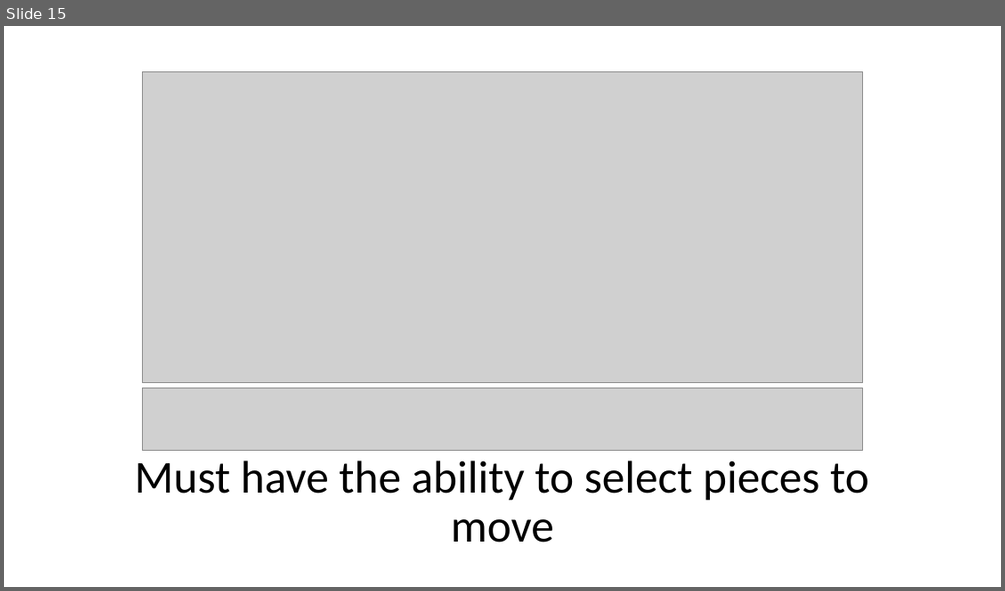
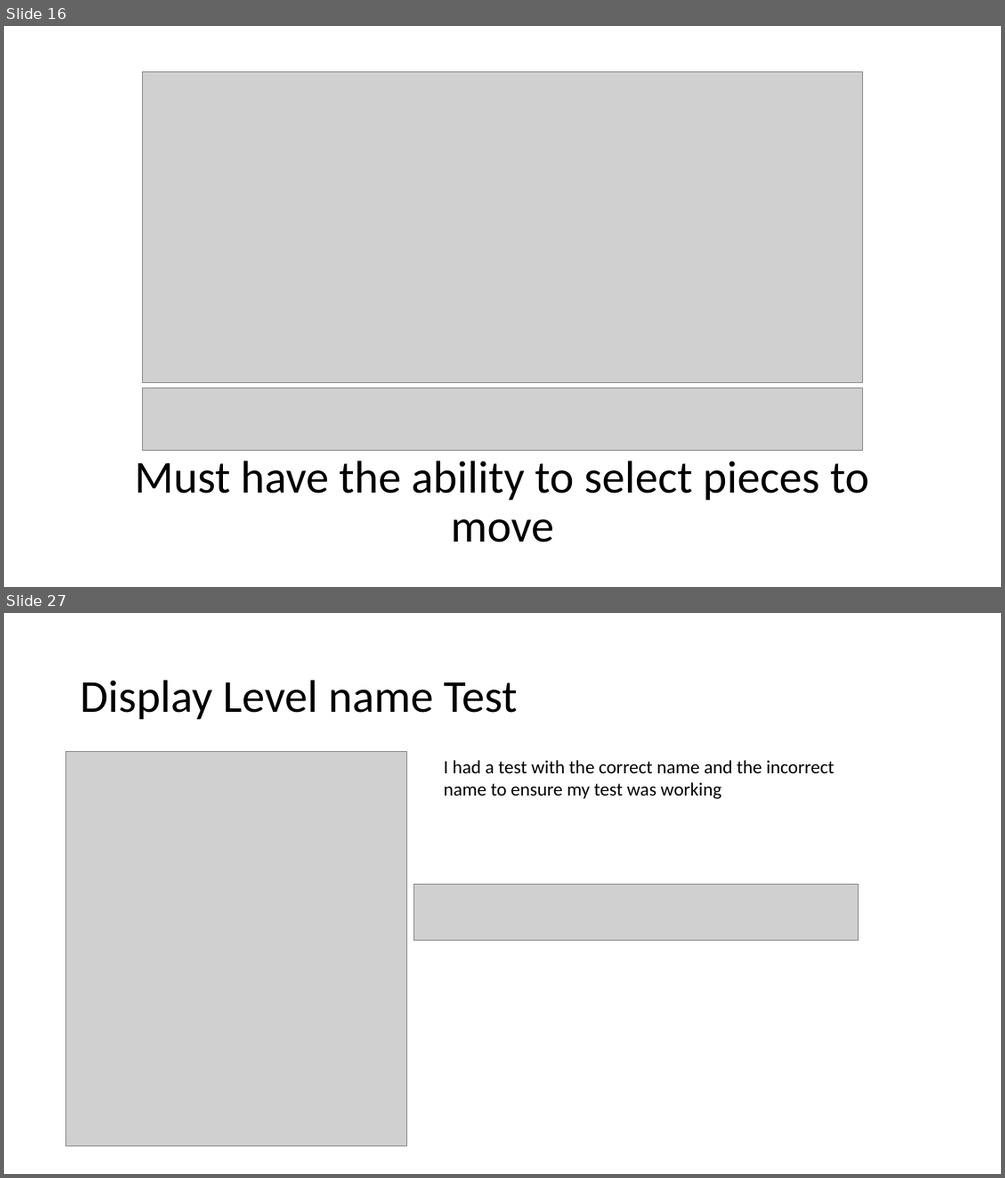
Before and after one commit to KeaganErasmus/BCDE222-C-, a slide deck: Presentation.pptx. Shown one above the other, each under a label of ours: slide 15 before the commit, slides 16 and 27 after it; the slides between them are not shown. The pictures are 1005x591 and 1005x1178 pixels, drawn with LibreOffice and Linux fonts; fonts in the diff are those of the drawing; grey boxes stand for pictures. Boxes give left, top, right and bottom in pixels: in the first picture for what was removed or moved away, otherwise in the second. Text is boxed around its words. In the diff, an @@ line names an element or a change of style, - is before the commit and + after.

```diff
--- a/Presentation.pptx
+++ b/Presentation.pptx
@@ slide 27 added at bbox=[4, 613, 1001, 1174], background #FFFFFF @@
@@ title added at bbox=[80, 680, 518, 720], 44 pt, text #000000 @@
+Display Level name Test
@@ picture added at bbox=[66, 751, 407, 1145] @@
@@ text added at bbox=[444, 760, 833, 799], 18 pt, text #000000 @@
+I had a test with the correct name and the incorrect name to ensure my test was working
@@ picture added at bbox=[413, 884, 858, 941] @@
@@ what was slide 15 is now slide 16 @@
```
Also in this commit, not shown: 12 slides changed, 2 other slides added, 1 slide removed, 19 other files.
